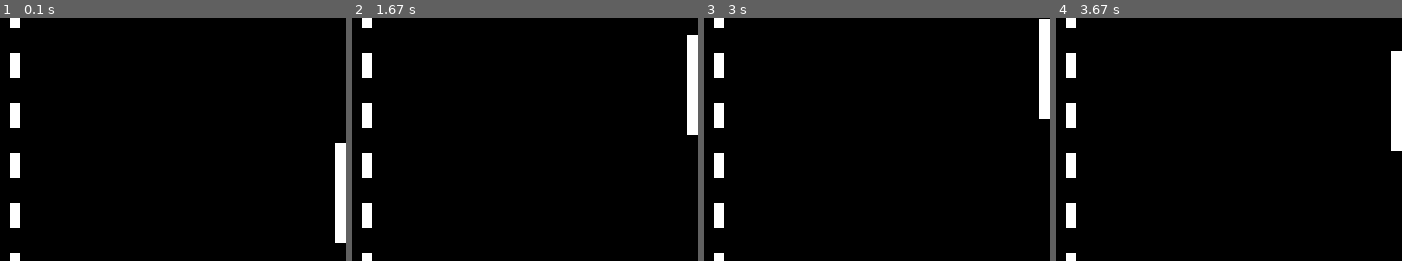
Above: before the commit, frames 1-4 (left to right).
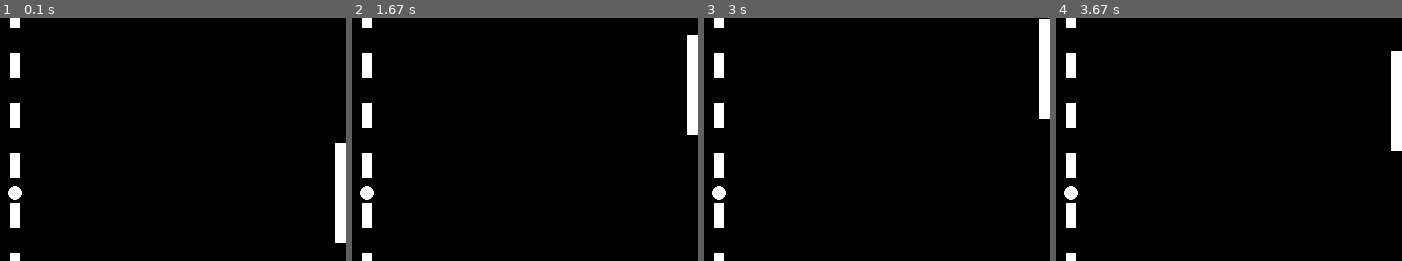
Above: after the commit, the same moments.

Repository: sorani-dev/pygame_pong
Game: pygame game, started from main.py
Two runs of this game, one before a commit and one after it. Both use one fixed random seed, a clock stepped at 60 frames per second and the inputs below.
Inputs:
- Up to frame 1 (0.1 s): no input
- Up to frame 2 (1.67 s): hold Up 0.33-0.8 s; hold Down 0.83-1.13 s; hold S 0.83-1.13 s; hold Up 1.17-1.53 s; hold W 1.17-1.53 s; hold Down from 1.57 s (still down); hold S from 1.57 s (still down)
- Up to frame 3 (3 s): release Down at 1.93 s; release S at 1.93 s; hold Up 1.97-2.27 s; hold W 1.97-2.27 s; hold Down 2.3-2.6 s; hold S 2.3-2.6 s; hold Up from 2.63 s (still down); hold W from 2.63 s (still down)
- Up to frame 4 (3.67 s): release Up at 3 s; release W at 3 s; hold Down 3.03-3.4 s; hold S 3.03-3.4 s; hold Up from 3.43 s (still down); hold W from 3.43 s (still down)
The pictures show only the part of the screen within x 48-98%, y 15-64%; the shares and areas given below are measured in that part.

The runs differ from the first frame. In frame 1, 0.2% of the frame differs, in the area x 2-7%, y 69-75%; in frame 2, 0.2%; in frame 3, 0.2%; in frame 4, 0.2%.

Commit message:
feat: add Ball and draw it on screen

Diff:
--- a/main.py
+++ b/main.py
@@ -21,6 +21,9 @@
 
 # Paddle
 PADDLE_WIDTH, PADDLE_HEIGHT = 20, 100
+
+# Ball
+BALL_RADIUS = 7
 
 
 class Paddle():
@@ -64,7 +67,38 @@
             self.y += self.VELOCITY
 
 
-def draw(win: pygame.surface.Surface, paddles: List[Paddle]):
+class Ball():
+    """Ball"""
+    MAX_VELOCITY = 5  # Maximum ball velocity
+    COLOR = WHITE  # Ball color
+
+    def __init__(self, x: int, y: int, radius: int) -> None:
+        """Args:
+            x (int): x coordinate
+            y (int): y coordinate
+           radius (int): ball radius
+        """
+        self.x = x
+        self.y = y
+        self.radius = radius
+        self.x_velocity = self.MAX_VELOCITY
+        self.y_velocity = 0
+
+    def draw(self, win: Surface):
+        """Draw ball on the screen
+
+        Args:
+            win (Surface)
+        """
+        pygame.draw.circle(win, self.COLOR, (self.x, self.y), self.radius)
+
+    def move(self):
+        """Move the ball"""
+        self.x += self.x_velocity
+        self.y += self.y_velocity
+
+
+def draw(win: pygame.surface.Surface, paddles: List[Paddle], ball: Ball):
     """Draw on the screen"""
     # Change screen background
     win.fill(BLACK)
@@ -79,6 +113,9 @@
         if i % 2 == 1:
             continue
         pygame.draw.rect(win, WHITE, (((WIDTH//2) - 5, i, 10, HEIGHT//20)))
+
+    # Draw the ball
+    ball.draw(win)
 
     # Update display
     pygame.display.update()
@@ -116,15 +153,18 @@
     # Paddles
     left_paddle = Paddle(10, (HEIGHT//2)-(PADDLE_HEIGHT//2),
                          PADDLE_WIDTH, PADDLE_HEIGHT)
-    right_paddle = Paddle(WIDTH-10-PADDLE_WIDTH, (HEIGHT//2)-(PADDLE_HEIGHT//2),
-                          PADDLE_WIDTH, PADDLE_HEIGHT)
+    right_paddle = Paddle(WIDTH-10-PADDLE_WIDTH, (HEIGHT//2) -
+                          (PADDLE_HEIGHT//2), PADDLE_WIDTH, PADDLE_HEIGHT)
+
+    # Ball
+    ball = Ball(WIDTH//2, HEIGHT//2, BALL_RADIUS)
 
     # Program main event loop
     while run:
         clock.tick(FPS)
 
         # Draw on screen
-        draw(WIN, [left_paddle, right_paddle])
+        draw(WIN, [left_paddle, right_paddle], ball)
 
         # Check events
         for event in pygame.event.get():
